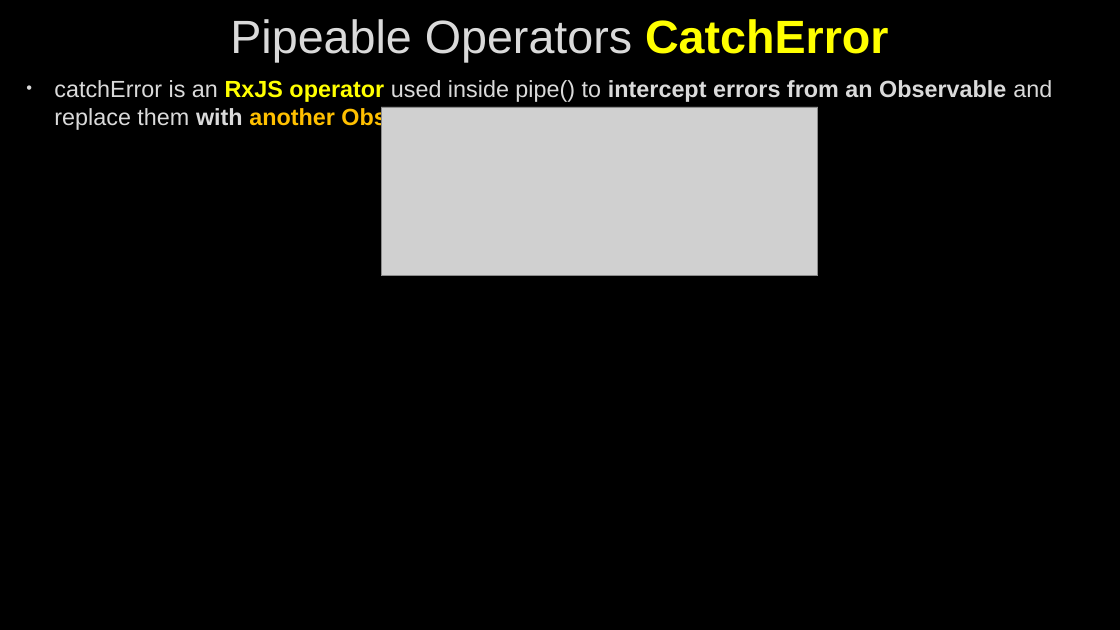
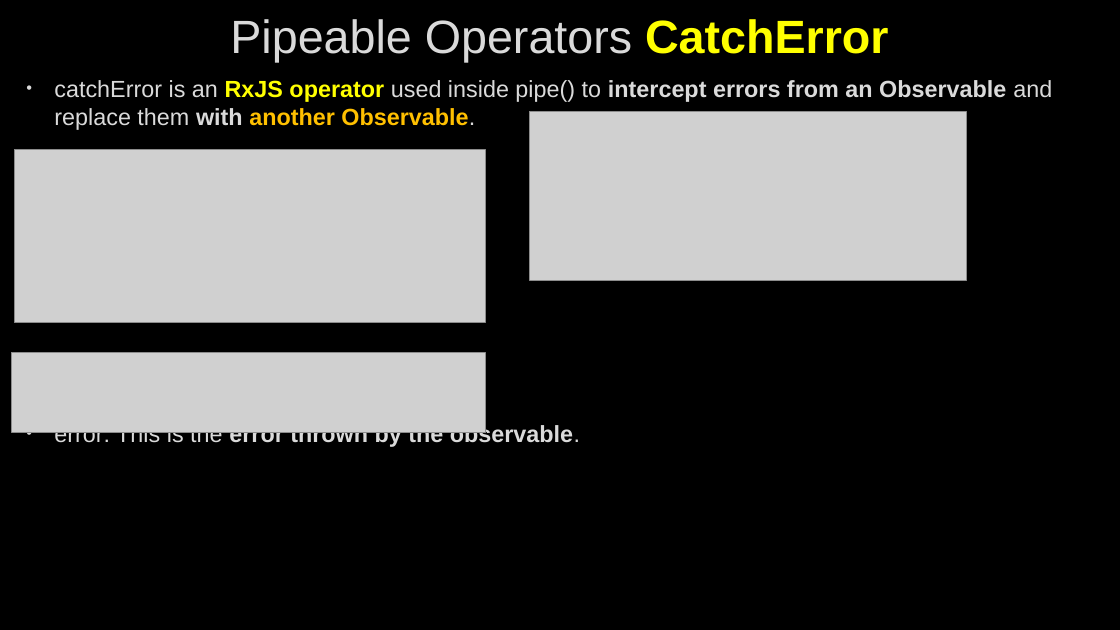
Before and after one commit to AhmedMohamedSamir1/Summary, a slide deck: slide 40 of Angular & type script/Angular.pptx (slide 46 before the commit). Drawn at 1120x630 pixels with LibreOffice and Linux fonts; fonts in the diff are those of the drawing; grey boxes stand for pictures; background and template pictures are left out. Boxes give left, top, right and bottom in pixels: in the first picture for what was removed or moved away, otherwise in the second. Text is boxed around its words. In the diff, an @@ line names an element or a change of style, - is before the commit and + after.

```diff
--- a/Angular & type script/Angular.pptx
+++ b/Angular & type script/Angular.pptx
@@ picture: place and size @@
-picture at (381, 107, 818, 276)
+picture at (530, 112, 967, 281)
@@ picture added at (14, 150, 485, 323) @@
@@ picture added at (12, 353, 486, 433) @@
@@ text at (54, 423, 580, 447): paragraph added @@
+• error: This is the error thrown by the observable.
```
Also in this commit, not shown: 8 other slides changed, 21 slides added, 8 slides removed, 11 other files.
